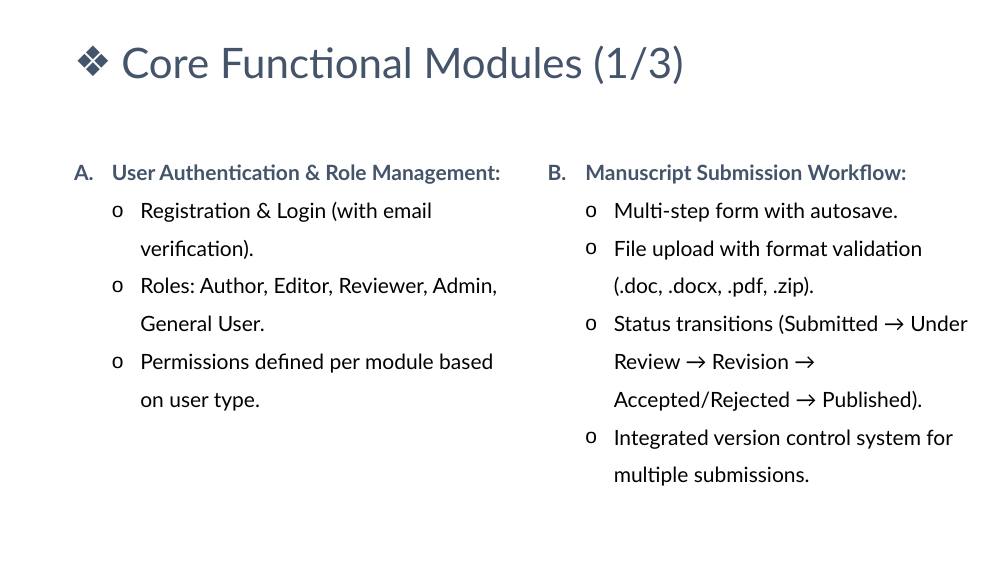
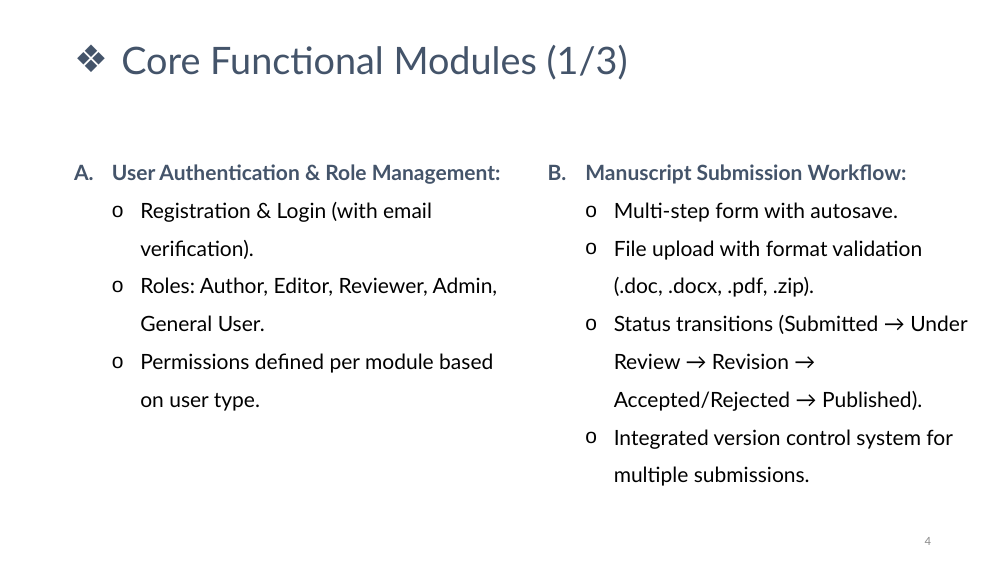
Before and after one commit to sajal48/isdb-academic-journal-publishing-system-angular-springboot-postgresql, a slide deck: slide 4 of Presentation Slides/1285464_Academic_Journal_Publication_System.pptx. Drawn at 1008x567 pixels with LibreOffice and Linux fonts; fonts in the diff are those of the drawing; background and template pictures are left out. Boxes give left, top, right and bottom in pixels: in the first picture for what was removed or moved away, otherwise in the second. Text is boxed around its words. In the diff, an @@ line names an element or a change of style, - is before the commit and + after.

Commit message:
ppt updated and homepage design slightly modified

```diff
--- a/Presentation Slides/1285464_Academic_Journal_Publication_System.pptx
+++ b/Presentation Slides/1285464_Academic_Journal_Publication_System.pptx
@@ text "Core Functional Modules (1/3)" at <box>121,45,628,80</box>: size 40 to 36 pt @@
@@ page number added at <box>925,537,931,545</box>, 12 pt, text #8C8C8C @@
+4
```
Also in this commit, not shown: 5 other slides changed, 1 slide added, 2 other files.
